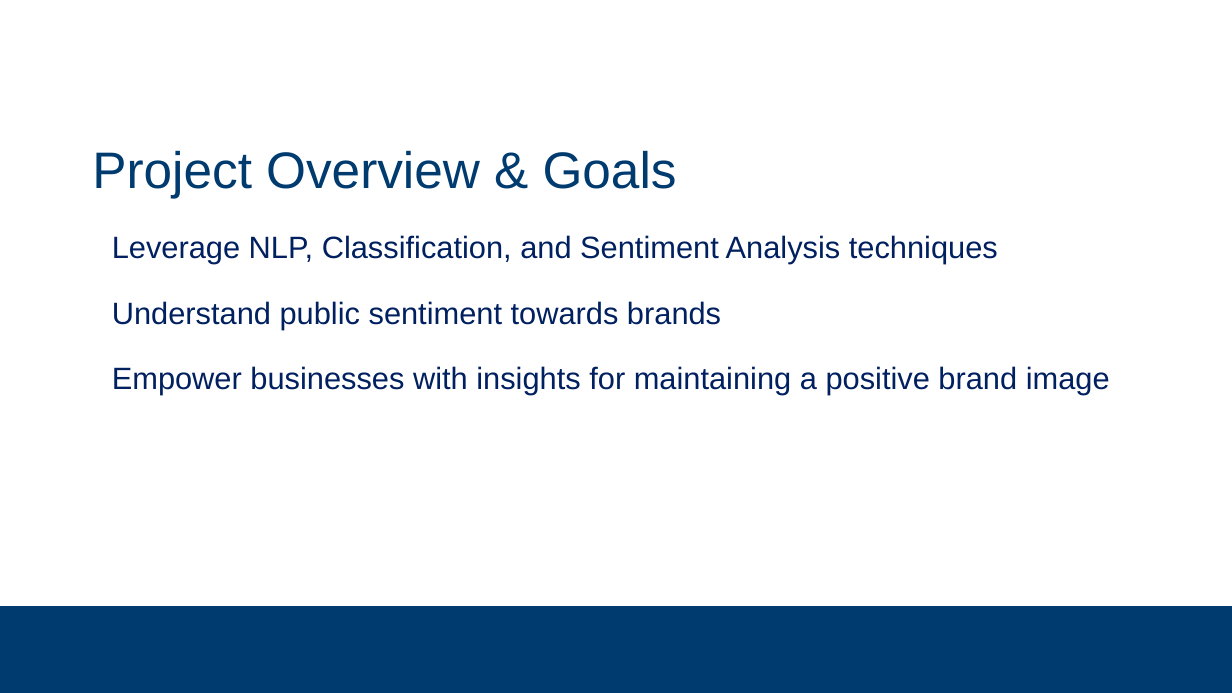
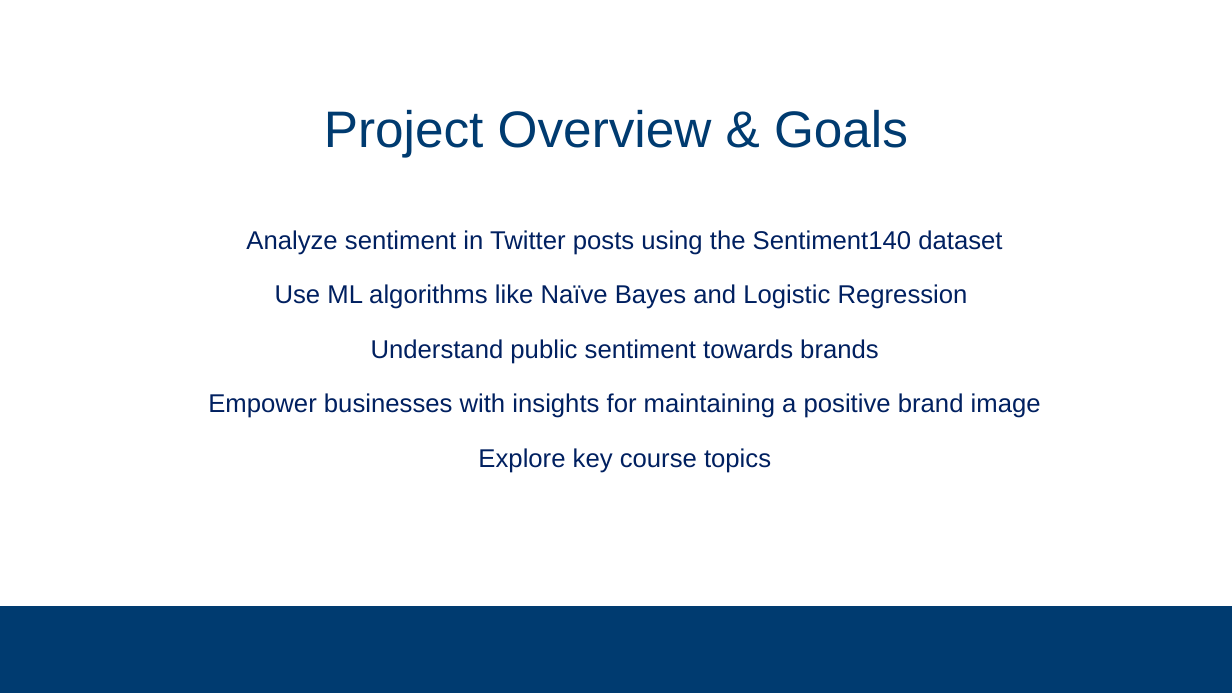
Before and after one commit to subsystem3/project, a slide deck: slide 5 of Final-Project-Team-2.pptx (slide 4 before the commit). Drawn at 1232x693 pixels with LibreOffice and Linux fonts; fonts in the diff are those of the drawing; background and template pictures are left out. Boxes give left, top, right and bottom in pixels: in the first picture for what was removed or moved away, otherwise in the second. Text is boxed around its words. In the diff, an @@ line names an element or a change of style, - is before the commit and + after.

```diff
--- a/Final-Project-Team-2.pptx
+++ b/Final-Project-Team-2.pptx
@@ title "Project Overview & Goals": place and size @@
-title "Project Overview & Goals" at [92, 150, 677, 198]
+title "Project Overview & Goals" at [324, 109, 908, 157]
@@ title "Project Overview & Goals" at [324, 109, 908, 157]: alignment left to centre @@
@@ text at [246, 230, 1002, 309]: text changed; size 24 to 20 pt @@
-Leverage NLP, Classification, and Sentiment Analysis techniques
+Analyze sentiment in Twitter posts using the Sentiment140 dataset
+Use ML algorithms like Naïve Bayes and Logistic Regression
@@ text at [208, 339, 1041, 418]: size 24 to 20 pt in "Understand public sentiment towards brands", "Empower businesses with insights for maintaining a ..."; alignment left to centre @@
@@ text at [478, 448, 771, 473]: paragraph added @@
+Explore key course topics
```
Also in this commit, not shown: 4 other slides changed, 4 slides added, 5 slides removed.
